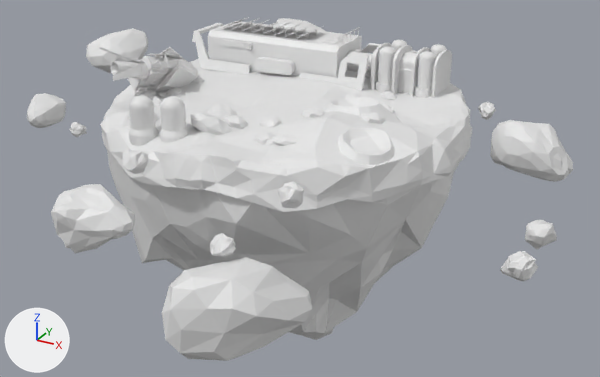
An edit to the Blender file assets/space-island.blend, drawn before and after from the same camera.
Rendered twice from a 50 mm camera at (20.1, -35.0, 12.4) aimed at (0.8, -0.1, -5.1). Lighting does not change. The marker at lower left points along +X, +Y and +Z.
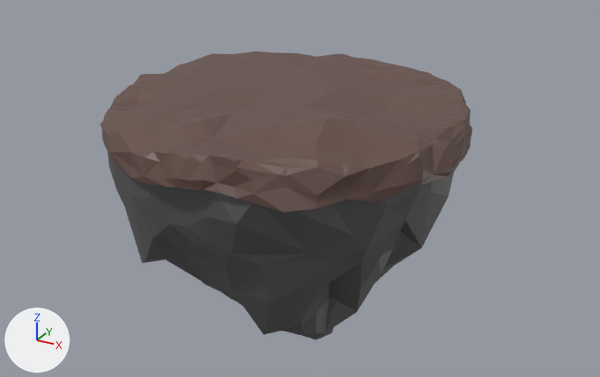
Commit message: feat(App): add new island

Changed parts and their boxes (x1, y1, x2, y2) in the pictures (600 x 377 px):
'building', hidden: before (192, 21, 452, 98)
'rock_1', hidden: before (162, 257, 312, 361)
'rock_5', hidden: before (51, 184, 135, 253)
'rock_4.001', hidden: before (490, 120, 573, 182)
'ship', hidden: before (98, 47, 198, 96)
'tank', hidden: before (129, 95, 189, 146)
'rock_3', hidden: before (86, 28, 148, 73)
'dirt_.001', hidden: before (338, 127, 395, 166)
'rock_4', hidden: before (123, 148, 304, 256)
'rock_2', hidden: before (500, 220, 557, 281)
'rock_7', hidden: before (27, 93, 66, 128)
'dirt_.008', hidden: before (321, 96, 401, 123)
'dirt_.003', hidden: before (190, 113, 232, 135)
'rock_8', hidden: before (69, 102, 496, 137)
'rock_6', hidden: before (274, 18, 326, 32)
'dirt_.004', hidden: before (207, 104, 238, 120)
'solar_pannels', hidden: before (222, 17, 324, 39)
'dirt_.015', hidden: before (223, 115, 248, 131)
'dirt_', hidden: before (272, 135, 298, 146)
'dirt_.005', hidden: before (253, 131, 276, 145)
'dirt_.002', hidden: before (361, 112, 385, 124)
'dirt_.011', hidden: before (259, 116, 282, 127)
'dirt_.012', hidden: before (302, 107, 325, 118)
'dirt_.009', hidden: before (380, 91, 396, 100)
'dirt_.018', hidden: before (166, 88, 182, 96)
'dirt_.007', hidden: before (124, 112, 158, 128)
'dirt_.013', hidden: before (150, 96, 163, 107)
'dirt_.017', hidden: before (137, 89, 157, 98)
'dirt_.016', hidden: before (345, 92, 362, 100)
'dirt_.010', hidden: before (379, 102, 394, 113)
'dirt_.006', hidden: before (191, 74, 205, 83)
'dirt_.014', hidden: before (356, 73, 371, 78)
part 1 of me_mesh_655, recoloured: (107, 151, 459, 340) in both
part 2 of me_mesh_655, recoloured (white to brown): (100, 59, 472, 212) in both

Edits to the bpy script that builds the scene:
```text
Add mat_dirt:
    mat_dirt = principled_material('dirt')
    mat_dirt.base_color = (0.133, 0.0759, 0.0636)  # brown #664e47
Add mat_rock:
    mat_rock = principled_material('rock')
    mat_rock.base_color = (0.102, 0.102, 0.102)  # dark grey #5a5a5a
Change me_mesh_655:
    where me_mesh_655.from_pydata(...)  # 859 vertices, 1597 faces; spans x -9.4..9.7, y -9.5..9.4, z -14.1..0.8
    used by ob_island; parent = ob_land_36; location = (0.0, 0.0, 0.0)
    me_mesh_655 part 1: 617 of the faces centred in x -9.1..9.0, y -9.0..9.1, z -14.0..-1.0 switch from no material to mat_rock (dark grey #5a5a5a)
    me_mesh_655 part 2: 978 of the faces centred in x -9.4..9.5, y -9.5..9.4, z -5.0..0.6 switch from no material to mat_dirt (brown #664e47)
Change ob_dirt__002:
    add ob_dirt__002.hide_set(True)
Change ob_building:
    add ob_building.hide_set(True)
Change ob_tank:
    add ob_tank.hide_set(True)
Change ob_ship:
    add ob_ship.hide_set(True)
Change ob_dirt__003:
    add ob_dirt__003.hide_set(True)
Change ob_dirt__010:
    add ob_dirt__010.hide_set(True)
Change ob_dirt__011:
    add ob_dirt__011.hide_set(True)
Change ob_dirt__012:
    add ob_dirt__012.hide_set(True)
Change ob_dirt__013:
    add ob_dirt__013.hide_set(True)
Change ob_dirt__014:
    add ob_dirt__014.hide_set(True)
Change ob_dirt__015:
    add ob_dirt__015.hide_set(True)
Change ob_dirt__016:
    add ob_dirt__016.hide_set(True)
Change ob_dirt:
    add ob_dirt.hide_set(True)
Change ob_dirt__009:
    add ob_dirt__009.hide_set(True)
Change ob_dirt__004:
    add ob_dirt__004.hide_set(True)
Change ob_dirt__005:
    add ob_dirt__005.hide_set(True)
Change ob_dirt__007:
    add ob_dirt__007.hide_set(True)
Change ob_dirt__001:
    add ob_dirt__001.hide_set(True)
Change ob_dirt__008:
    add ob_dirt__008.hide_set(True)
Change ob_dirt__018:
    add ob_dirt__018.hide_set(True)
Change ob_solar_pannels:
    add ob_solar_pannels.hide_set(True)
Change ob_rock_1:
    add ob_rock_1.hide_set(True)
Change ob_rock_4_001:
    add ob_rock_4_001.hide_set(True)
Change ob_rock_5:
    add ob_rock_5.hide_set(True)
Change ob_rock_6:
    add ob_rock_6.hide_set(True)
Change ob_rock_3:
    add ob_rock_3.hide_set(True)
Change ob_rock_7:
    add ob_rock_7.hide_set(True)
Change ob_rock_8:
    add ob_rock_8.hide_set(True)
Change ob_rock_2:
    add ob_rock_2.hide_set(True)
Change ob_rock_4:
    add ob_rock_4.hide_set(True)
Change ob_dirt__017:
    add ob_dirt__017.hide_set(True)
Change ob_dirt__006:
    add ob_dirt__006.hide_set(True)
```
